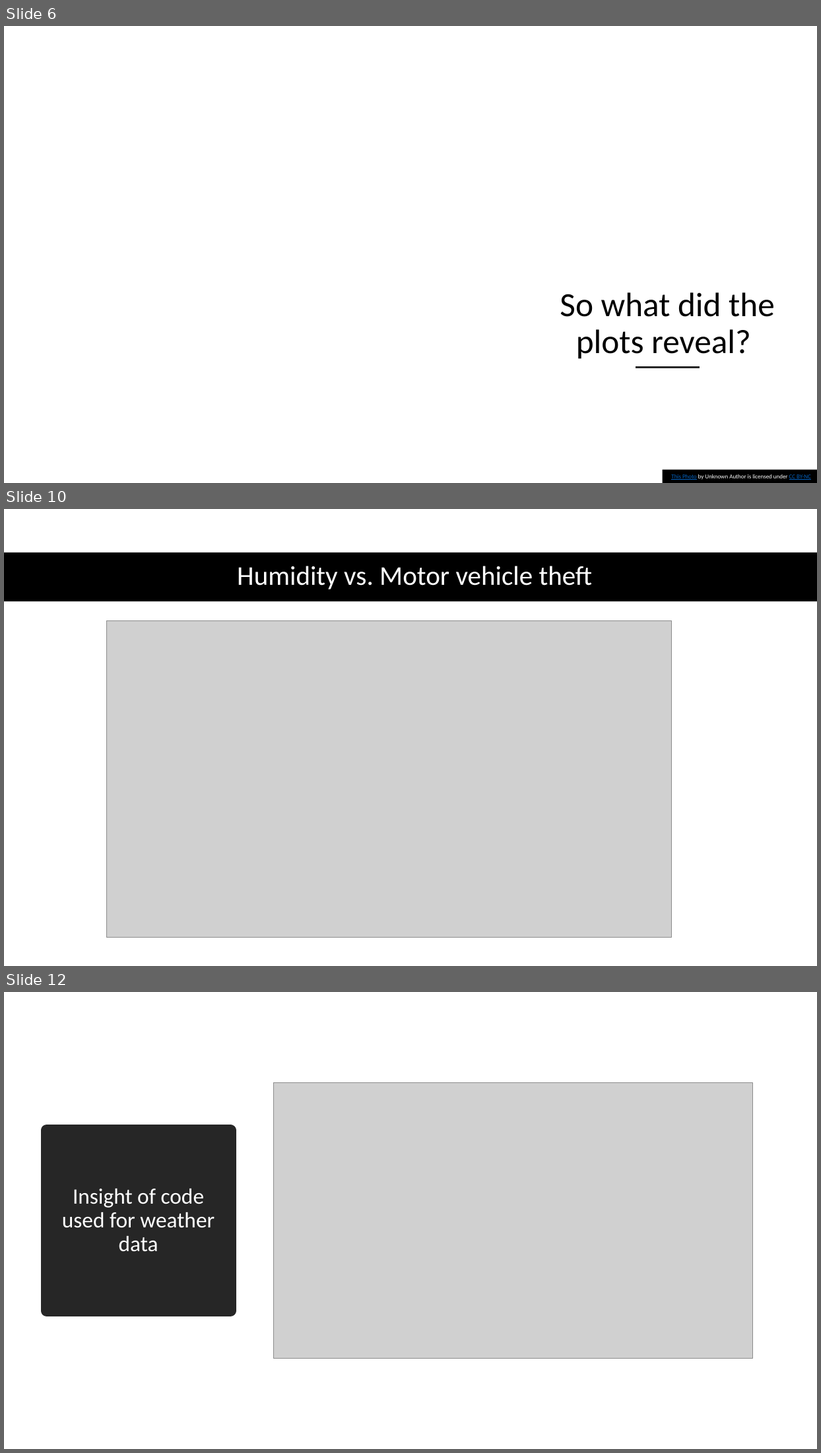
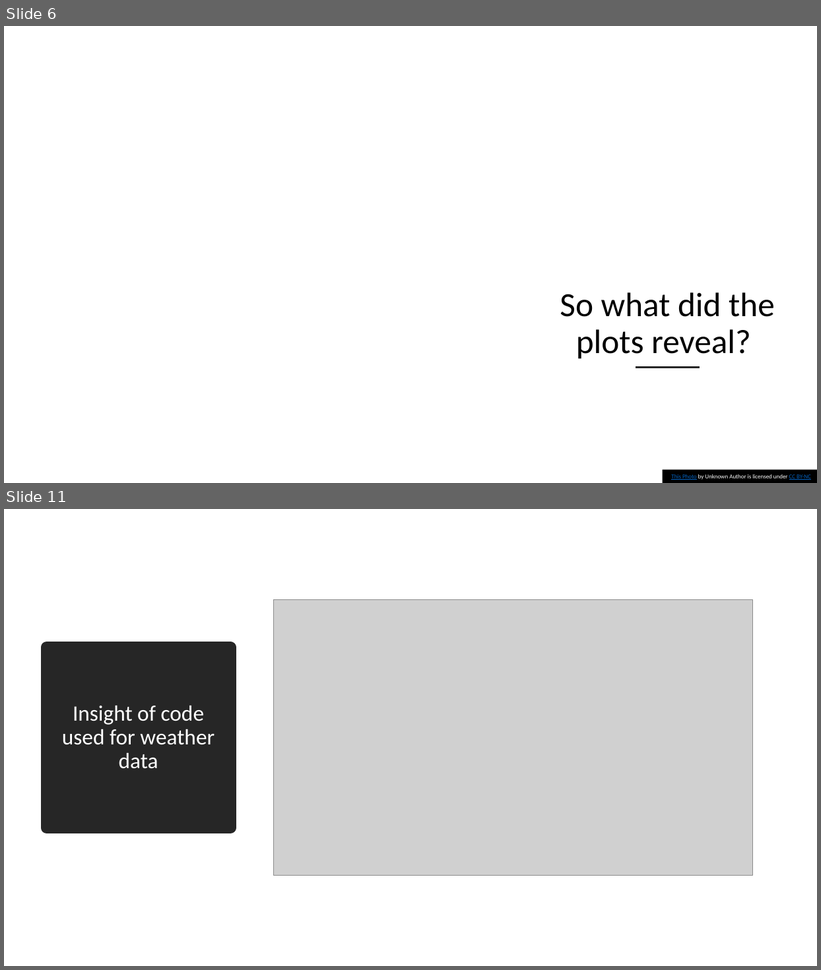
Before and after one commit to axyperrary/Project-1, a slide deck: Presentation1.pptx. Shown one above the other, each under a label of ours: slides 6, 10 and 12 before the commit, slides 6 and 11 after it; the slides between them are not shown. The pictures are 821x1453 and 821x970 pixels, drawn with LibreOffice and Linux fonts; fonts in the diff are those of the drawing; grey boxes stand for pictures; background and template pictures are left out. Boxes give left, top, right and bottom in pixels: in the first picture for what was removed or moved away, otherwise in the second. Text is boxed around its words. In the diff, an @@ line names an element or a change of style, - is before the commit and + after.

```diff
--- a/Presentation1.pptx
+++ b/Presentation1.pptx
@@ slide 10 removed at box(4, 509, 817, 966), background #FFFFFF @@
@@ rectangle removed at box(4, 553, 817, 601) @@
@@ title removed at box(237, 566, 593, 590) @@
-Humidity vs. Motor vehicle theft
@@ picture removed at box(106, 621, 672, 937) @@
@@ what was slide 12 is now slide 11 @@
```
Also in this commit, not shown: 4 slides changed.
